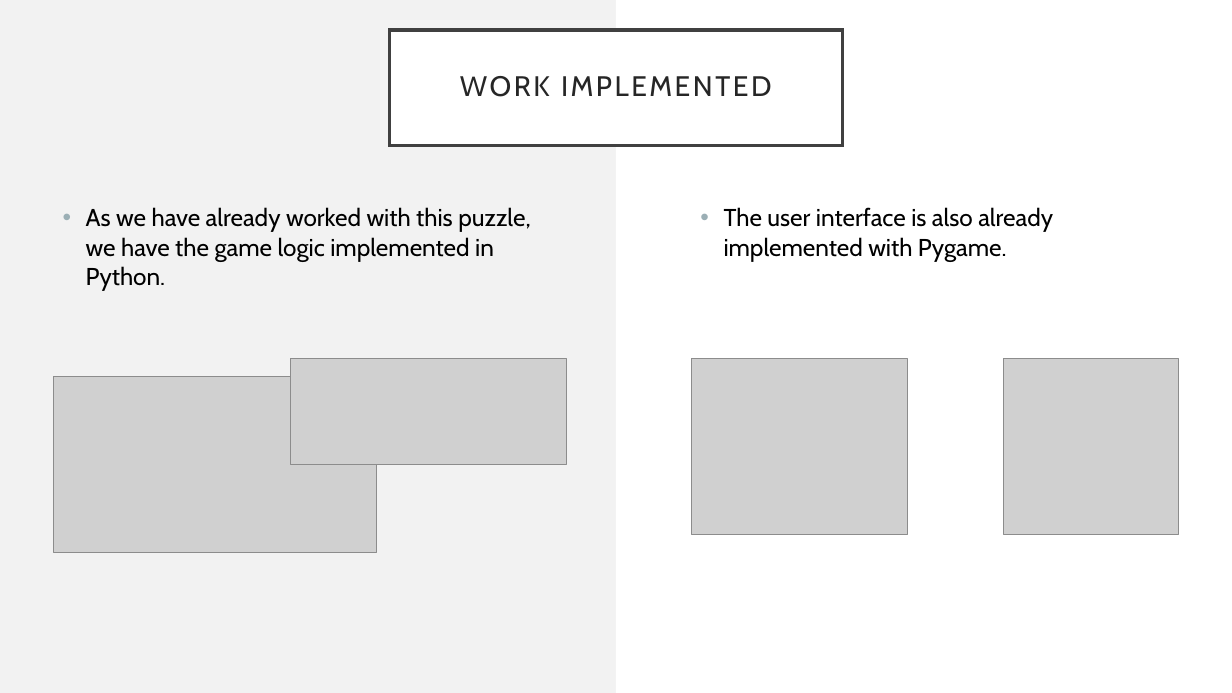
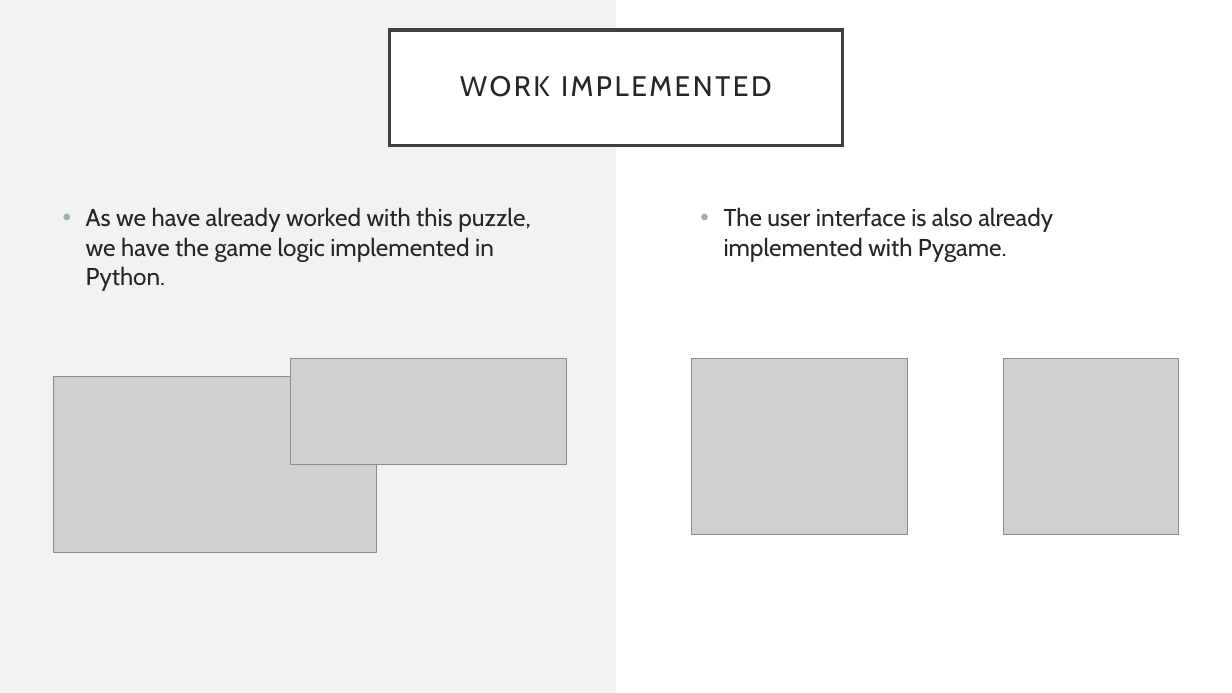
Before and after one commit to caroucintra/IART-PROJ2, a slide deck: slide 6 of docs/FirstCheckpoint.pptm. Drawn at 1232x693 pixels with LibreOffice and Linux fonts; fonts in the diff are those of the drawing; grey boxes stand for pictures. Boxes give left, top, right and bottom in pixels: in the first picture for what was removed or moved away, otherwise in the second. Text is boxed around its words. In the diff, an @@ line names an element or a change of style, - is before the commit and + after.

```diff
--- a/docs/FirstCheckpoint.pptm
+++ b/docs/FirstCheckpoint.pptm
@@ text "As we have already worked ..." at (86, 207, 531, 291): text colour #000000 to #262626 @@
@@ text "The user interface is also ..." at (724, 207, 1053, 262): text colour #000000 to #262626 @@
```
Also in this commit, not shown: 2 other slides changed, 2 other files.
